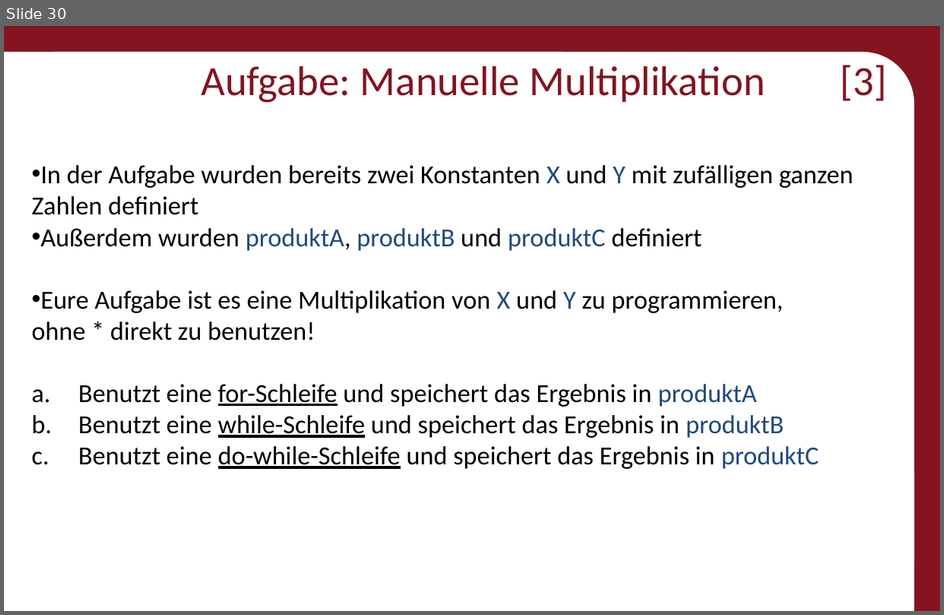
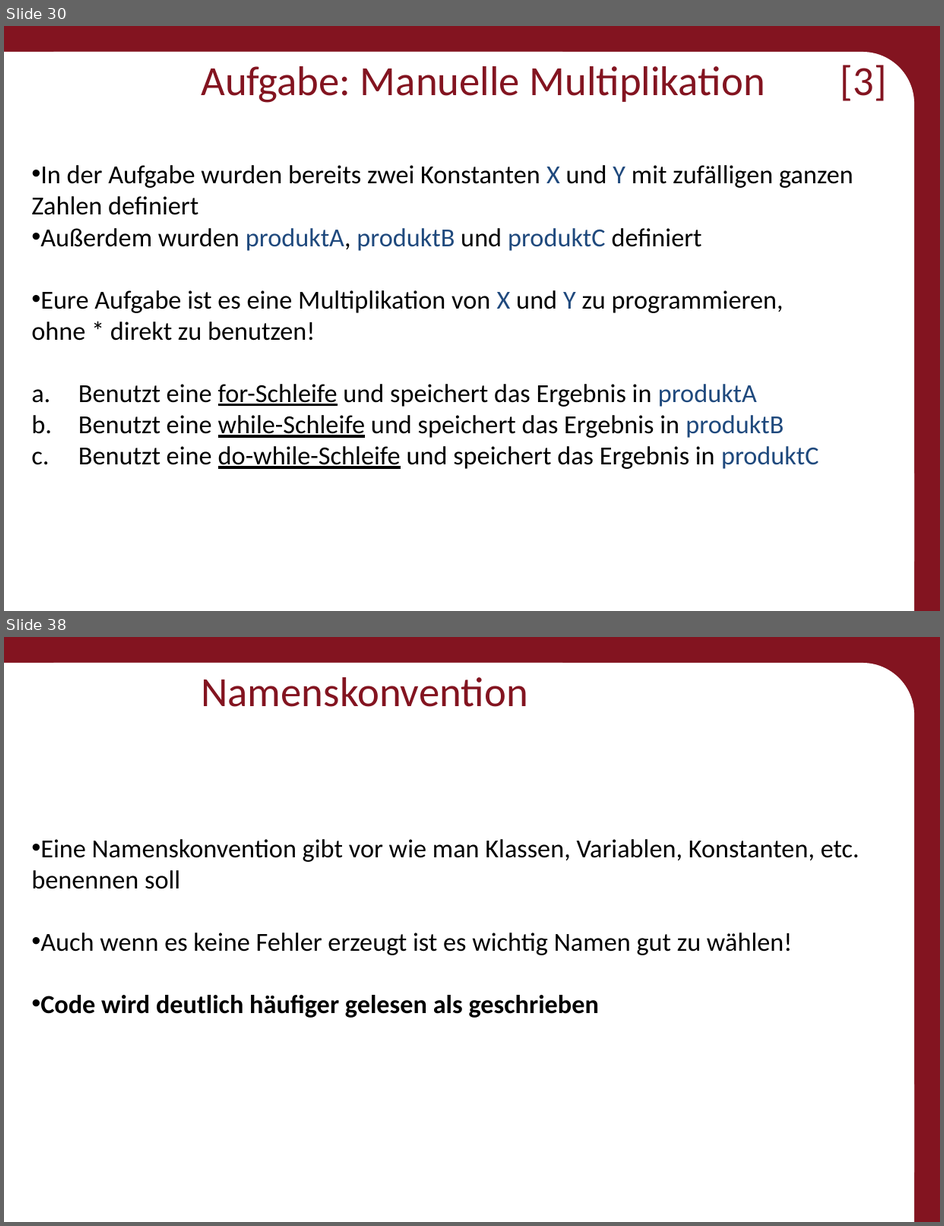
Before and after one commit to Roboscope/java-with-nao, a slide deck: Präsentationen/Anfänger - Java mit NAO.pptx. Shown one above the other, each under a label of ours: slide 30 before the commit, slides 30 and 38 after it; the slides between them are not shown. The pictures are 944x615 and 944x1226 pixels, drawn with LibreOffice and Linux fonts; fonts in the diff are those of the drawing; background and template pictures are left out. Boxes give left, top, right and bottom in pixels: in the first picture for what was removed or moved away, otherwise in the second. Text is boxed around its words. In the diff, an @@ line names an element or a change of style, - is before the commit and + after.

```diff
--- a/Präsentationen/Anfänger - Java mit NAO.pptx
+++ b/Präsentationen/Anfänger - Java mit NAO.pptx
@@ slide 38 added at (4,637,940,1222), background #831420; not listed: 3 template elements that a slide beside it also shows @@
@@ title added at (201,677,528,707), 32 pt, text #831420 @@
+Namenskonvention
@@ text added at (31,839,860,1018), 20 pt, text #000000 @@
+• Eine Namenskonvention gibt vor wie man Klassen, Variablen, Konstanten, etc. benennen soll
+• Auch wenn es keine Fehler erzeugt ist es wichtig Namen gut zu wählen!
+• Code wird deutlich häufiger gelesen als geschrieben
```
Also in this commit, not shown: 20 other slides added, 25 other files.
